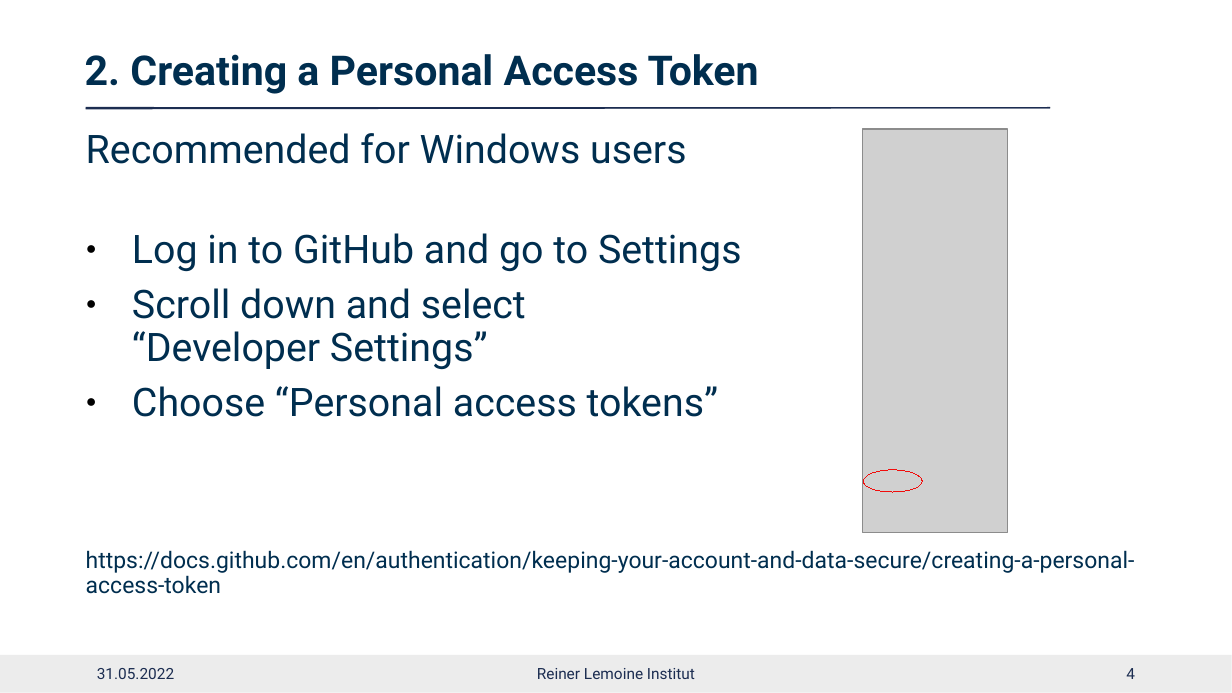
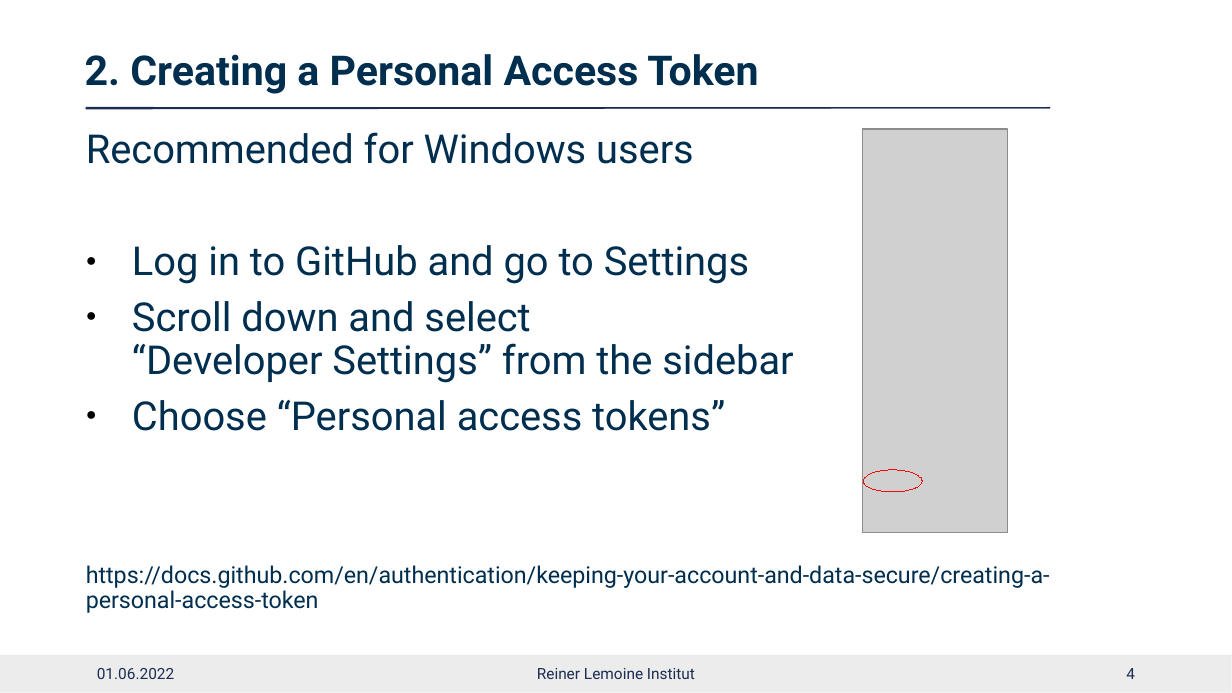
Before and after one commit to rl-institut/workshop, a slide deck: slide 4 of run-python-tools/2022-05-30_run_python_tools.pptx. Drawn at 1232x693 pixels with LibreOffice and Linux fonts; fonts in the diff are those of the drawing; grey boxes stand for pictures; background and template pictures are left out. Boxes give left, top, right and bottom in pixels: in the first picture for what was removed or moved away, otherwise in the second. Text is boxed around its words. In the diff, an @@ line names an element or a change of style, - is before the commit and + after.

```diff
--- a/run-python-tools/2022-05-30_run_python_tools.pptx
+++ b/run-python-tools/2022-05-30_run_python_tools.pptx
@@ text at [86,132,1050,613]: size 23 to 23.3 pt in "Recommended for Windows users", "Log in to GitHub and go to ...", "Choose “Personal access tokens”"; size 13.4 to 13.6 pt in "https://docs.github.com/en/authentication/keeping-your-accou ..." @@
@@ text at [132,301,793,383]: text changed; size 23 to 23.3 pt @@
-● Scroll down and select
-  “Developer Settings”
+● Scroll down and select
+  “Developer Settings” from the sidebar
@@ text at [97,668,174,679]: text changed @@
-31.05.2022
+01.06.2022
```
Also in this commit, not shown: 10 other slides changed, 1 slide added.
